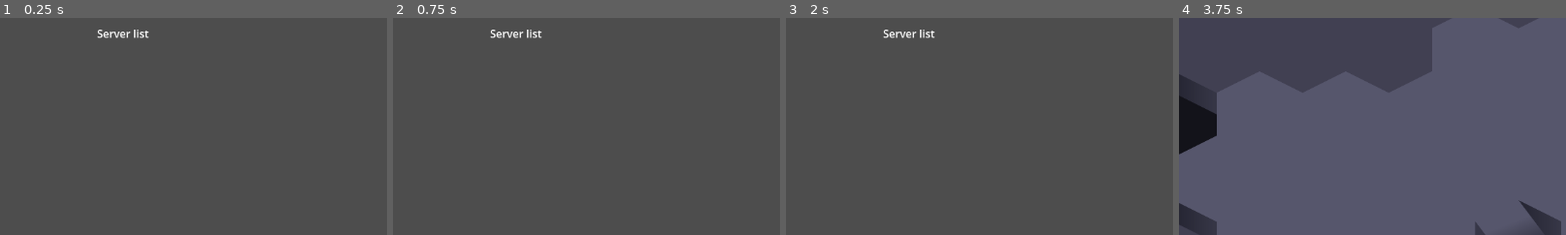
Above: before the commit, frames 1-4 (left to right).
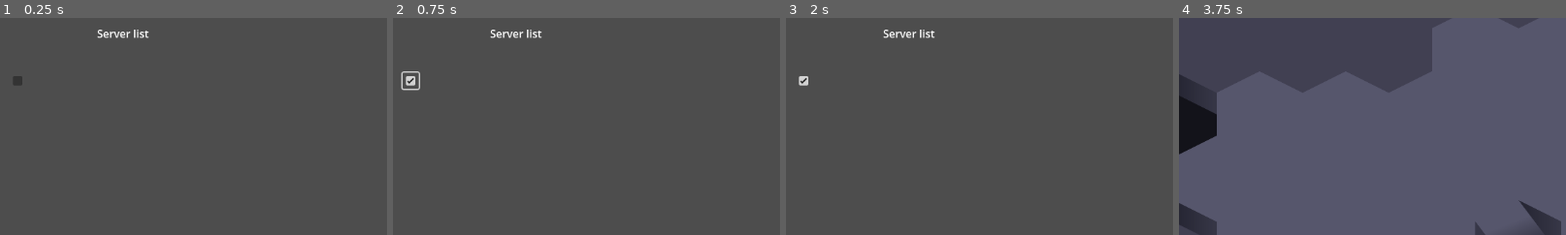
Above: after the commit, the same moments.

Repository: kolegovlawyer/hexrts
Game: Godot game, scene res://scenes/lobby.tscn
Same seed, same stepped clock (60 frames per second), same inputs: the game is played once before the commit and once after it.
Inputs (mouse positions are % of the whole screen's width and height, from its top left):
- Up to frame 1 (0.25 s): no input
- Up to frame 2 (0.75 s): click (52, 24) at 0.52 s
- Up to frame 3 (2 s): click "TeamA" at 1.25 s
- Up to frame 4 (3.75 s): click "test_map" at 2 s; click "Refresh" at 2.75 s; click "Host" at 3.5 s
The pictures show only the part of the screen within x 50-100%, y 10-60%; the shares and areas given below are measured in that part.

The runs differ from the first frame. In frame 1, less than 0.1% of the frame differs, in the area x 3-6%, y 26-31%; in frame 2, 0.3%, in the area x 2-8%, y 24-34%; in frame 3, 0.1%; in frame 4, nothing differs.

Commit message:
Little visual tweaks

Diff:
--- a/prefabs/units/base_fob.tscn
+++ b/prefabs/units/base_fob.tscn
@@ -5,7 +5,7 @@
 [ext_resource type="Texture2D" uid="uid://ba30087ucun2e" path="res://assets/units/bars/capture_progress.png" id="3_q6ea7"]
 
 [sub_resource type="RectangleShape2D" id="RectangleShape2D_mru0y"]
-size = Vector2(32, 32)
+size = Vector2(75, 75)
 
 [sub_resource type="CanvasItemMaterial" id="CanvasItemMaterial_p5qso"]
 light_mode = 2
@@ -25,6 +25,8 @@
 [node name="Spawner" type="StaticBody2D"]
 top_level = true
 z_index = 10
+collision_layer = 2
+collision_mask = 2
 input_pickable = true
 script = ExtResource("1_hdomf")
 
--- a/scenes/lobby.tscn
+++ b/scenes/lobby.tscn
@@ -80,6 +80,13 @@
 popup/item_0/id = 0
 popup/item_1/text = "TeamB"
 popup/item_1/id = 1
+
+[node name="BotCheckBox" type="CheckBox" parent="Join-Tab"]
+layout_mode = 0
+offset_left = 566.0
+offset_top = 86.0
+offset_right = 590.0
+offset_bottom = 110.0
 
 [node name="Host-Tab" type="Control" parent="."]
 layout_mode = 1
--- a/scripts/game_system/unit_spawner.gd
+++ b/scripts/game_system/unit_spawner.gd
@@ -80,8 +80,8 @@
 
 	# Добавляем случайный разброс в пределах 20 пикселей
 	var random_offset = Vector2(
-		randf_range(-20.0, 20.0),
-		randf_range(-20.0, 20.0)
+		randf_range(-50.0, 50.0),
+		randf_range(-50.0, 50.0)
 	)
 	spawn_point += random_offset
 
--- a/scripts/projectile/projectile.gd
+++ b/scripts/projectile/projectile.gd
@@ -28,7 +28,7 @@
 var projectile_owner: BaseUnit         # Юнит, выпустивший снаряд
 var target_position: Vector2           # Целевая позиция полета (фиксированная)
 var damage: int = 5                    # Количество урона
-var speed: float = 600.0               # Скорость полета в пикселях/сек
+var speed: float = 700.0               # Скорость полета в пикселях/сек
 var explosion_radius: float = 50.0     # Радиус взрыва в пикселях
 
 # Состояние и визуализация
@@ -120,7 +120,7 @@
 		sprite.rotation = direction.angle()
 
 	# Проверка достижения целевой позиции
-	if global_position.distance_to(target_position) < 5.0:
+	if global_position.distance_to(target_position) < 3.0:
 		_explode()
 
 func _update_trail() -> void:
--- a/scripts/units/unit_profile.gd
+++ b/scripts/units/unit_profile.gd
@@ -1 +1,11 @@
 class_name UnitProfile extends Node
+
+@onready var name : String
+@onready var cost : float
+@onready var time : float
+
+@onready var health : float
+@onready var shield : float
+@onready var speed : float
+@onready var attack : float
+@onready var range : float
